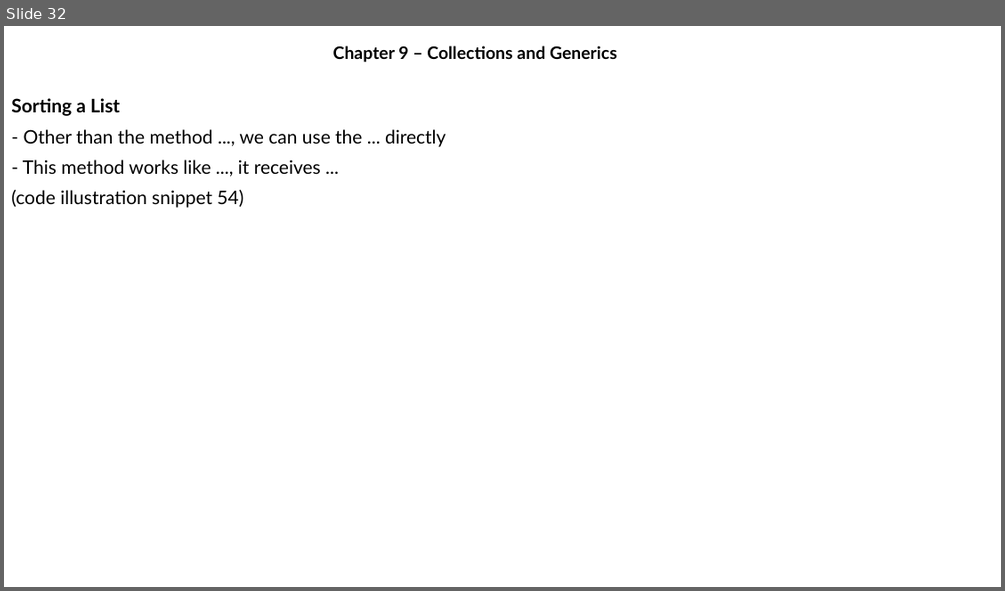
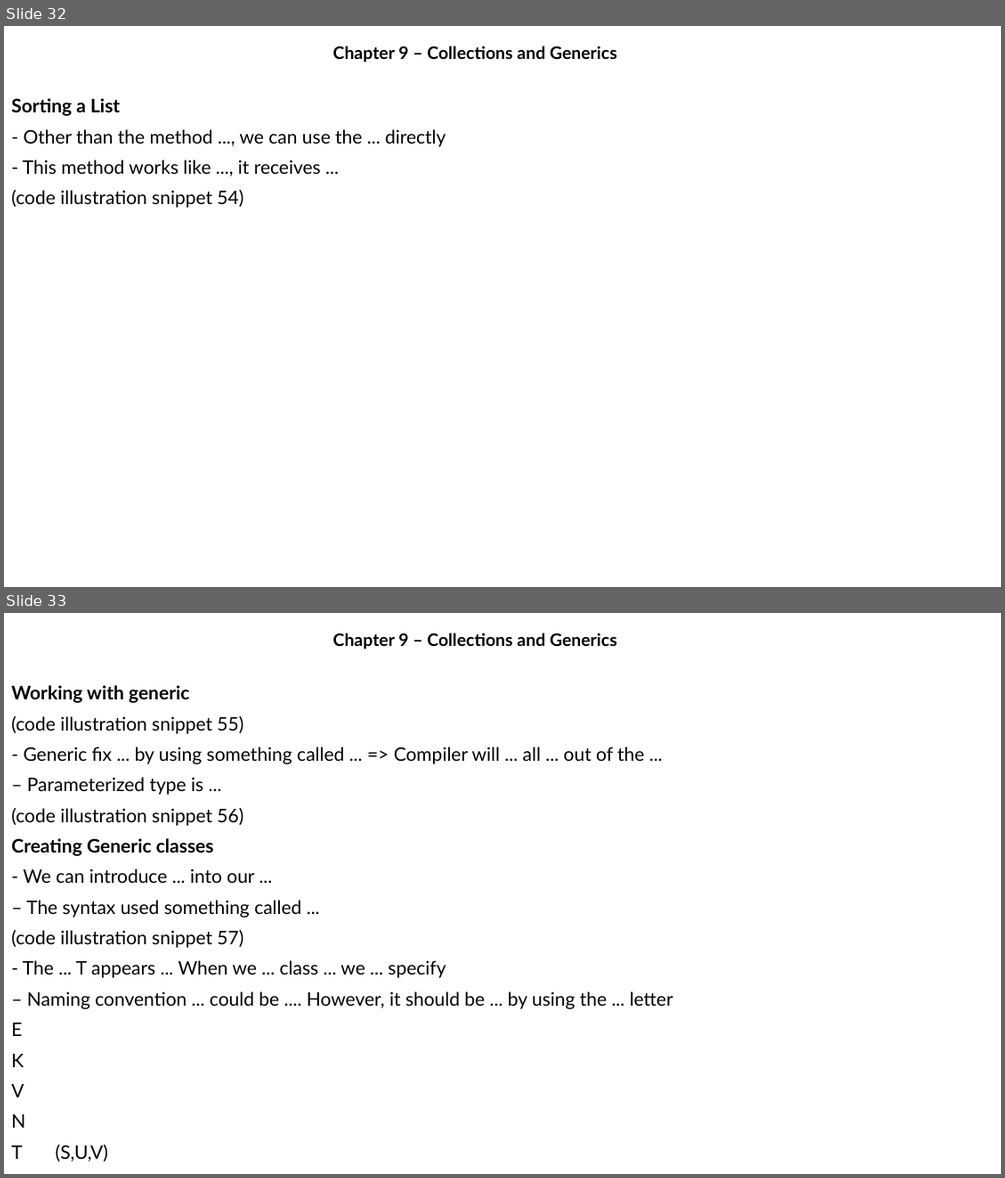
Before and after one commit to MaiDinhVinh/CS-Java, a slide deck: OCP17/old progress/Chapter 9 - Collections and Generics.pptx. Shown one above the other, each under a label of ours: slide 32 before the commit, slides 32 and 33 after it. The pictures are 1005x591 and 1005x1178 pixels, drawn with LibreOffice and Linux fonts; fonts in the diff are those of the drawing. Boxes give left, top, right and bottom in pixels: in the first picture for what was removed or moved away, otherwise in the second. Text is boxed around its words. In the diff, an @@ line names an element or a change of style, - is before the commit and + after.

```diff
--- a/OCP17/old progress/Chapter 9 - Collections and Generics.pptx
+++ b/OCP17/old progress/Chapter 9 - Collections and Generics.pptx
@@ slide 33 added at [4, 613, 1001, 1174], background #FFFFFF @@
@@ subtitle added at [333, 633, 617, 649], 16.6 pt, text #000000, bold @@
+Chapter 9 – Collections and Generics
@@ text added at [11, 685, 673, 1161], 18 pt, text #000000 @@
+Working with generic
+(code illustration snippet 55)
+- Generic fix ... by using something called ... => Compiler will ... all ... out of the ...
+– Parameterized type is ...
+(code illustration snippet 56)
+Creating Generic classes
+- We can introduce ... into our ...
+– The syntax used something called ...
+(code illustration snippet 57)
+- The ... T appears ... When we ... class ... we ... specify
+– Naming convention ... could be .... However, it should be ... by using the ... letter
+E
+K
+V
+N
+T (S,U,V)
```
Also in this commit, not shown: 9 other slides added.
